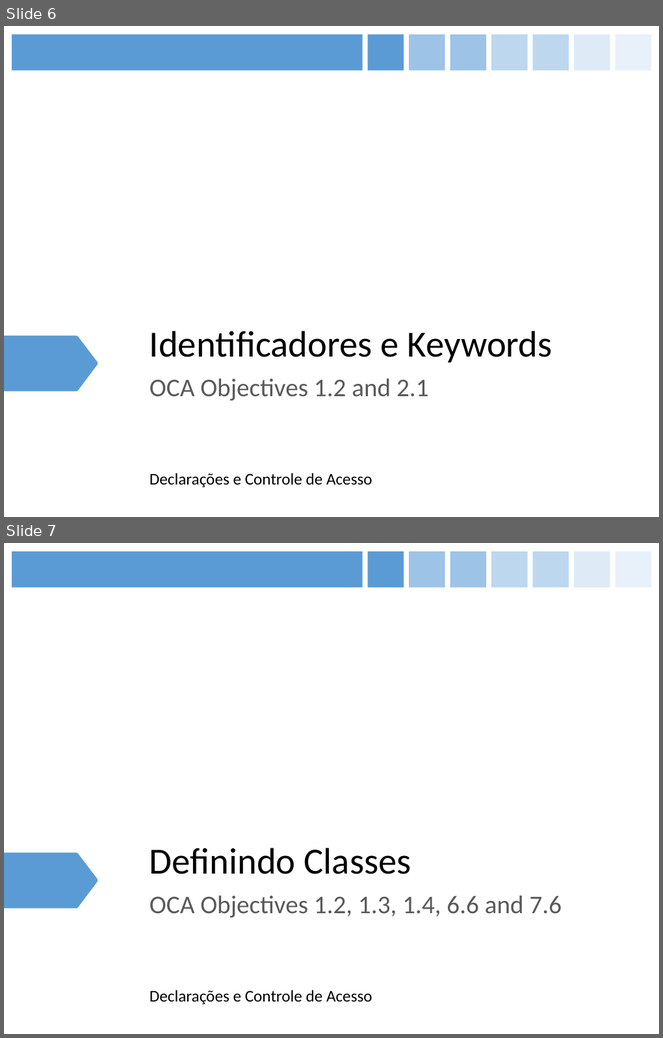
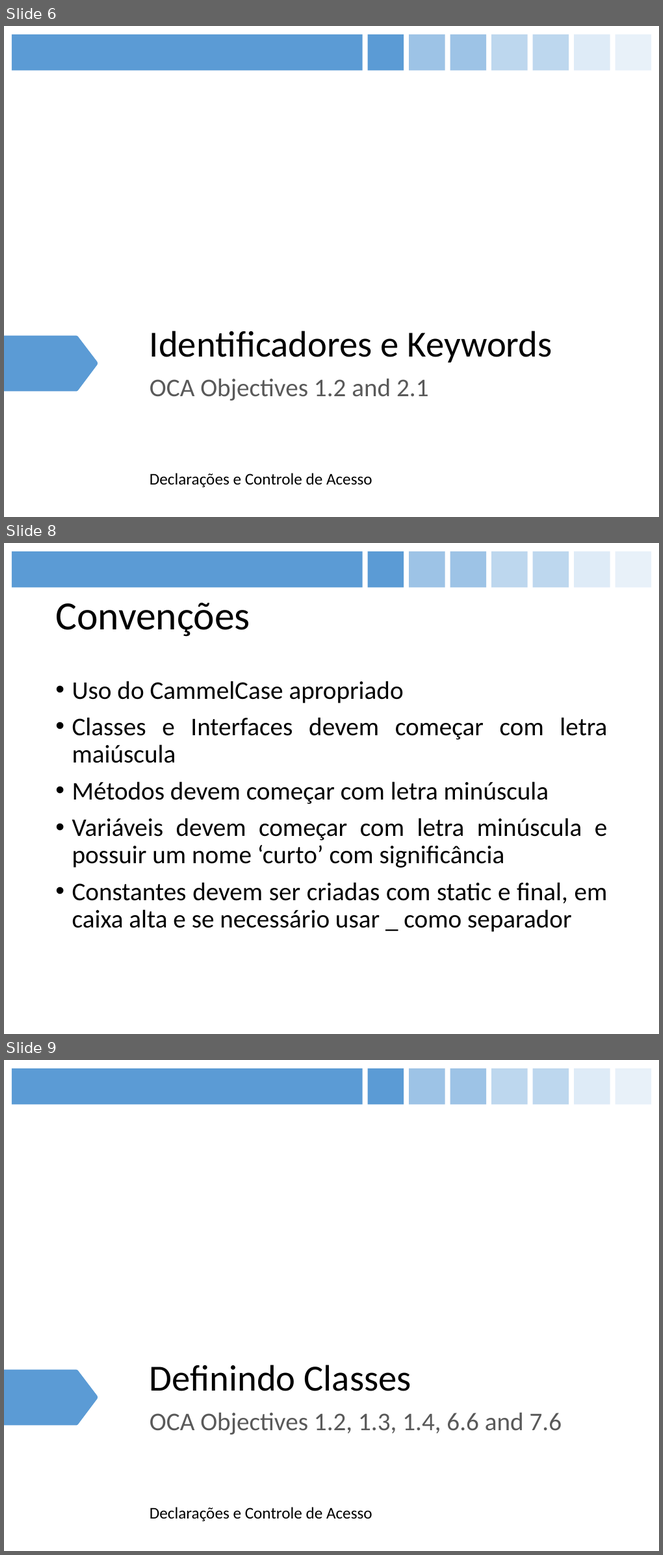
Before and after one commit to figueiredojrr/treinamentoJavaSeOcaAgosto, a slide deck: OCA.pptx. Shown one above the other, each under a label of ours: slides 6 and 7 before the commit, slides 6, 8 and 9 after it; the slides between them are not shown. The pictures are 663x1038 and 663x1555 pixels, drawn with LibreOffice and Linux fonts; fonts in the diff are those of the drawing. Boxes give left, top, right and bottom in pixels: in the first picture for what was removed or moved away, otherwise in the second. Text is boxed around its words. In the diff, an @@ line names an element or a change of style, - is before the commit and + after.

```diff
--- a/OCA.pptx
+++ b/OCA.pptx
@@ slide 8 added at (4,543,659,1034), background #FFFFFF; not listed: 8 template elements that a slide beside it also shows @@
@@ title added at (55,603,250,637), 44 pt, text #000000 @@
+Convenções
@@ text added at (72,681,608,932), 28 pt, text #000000 @@
+• Uso do CammelCase apropriado
+• Classes e Interfaces devem começar com letra maiúscula
+• Métodos devem começar com letra minúscula
+• Variáveis devem começar com letra minúscula e possuir um nome ‘curto’ com significância
+• Constantes devem ser criadas com static e final, em caixa alta e se necessário usar _ como separador
@@ what was slide 7 is now slide 9 @@
```
Also in this commit, not shown: 2 slides changed, 12 other slides added.
